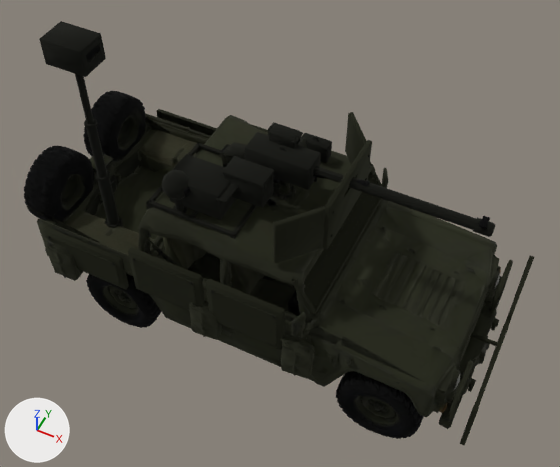
What one commit did to the glTF model art/meshes/vehicles/jeep_shoded.glb.
Both versions are drawn from a 50 mm camera at (2.47, -4.7, 7.06) aimed at (0.22, -0.21, 1.44). The axes (+X, +Y, +Z) are drawn at lower left. The lights are the same throughout. The older version comes first. Vertices at exactly the same position are counted once.

The first picture shows 'hull_hull', 'hull_metal', 'hull_rubber', 'kit_armour_1_hull_hull', 'kit_armour_2_hull_metal', 'kit_armour_3_hull_hull', 'kit_firepower_1_hull_metal', 'kit_firepower_2_hull_metal', 'kit_firepower_3_hull_metal', 'kit_sensors_1_hull_hull', 'kit_sensors_2_hull_hull', 'kit_sensors_3_hull_hull'.
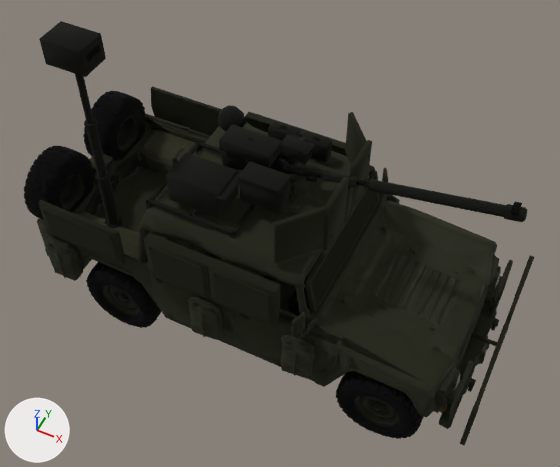
Where the change shows, as pixel boxes (x1, y1, x2, y2) in the pictures (560 x 467 px; the box of a moved part takes in the faces that stretch with it):
'kit_armour_3_hull_hull', reshaped (7% taller): before (44, 109, 534, 446); after (38, 86, 534, 446)
'kit_armour_1_hull_hull', reshaped: before (128, 124, 374, 350); after (144, 112, 347, 327)
'kit_firepower_3_hull_metal', reshaped (23% wider, 7% shorter): before (245, 132, 495, 237); after (219, 124, 527, 222)
'kit_sensors_1_hull_hull', reshaped: before (162, 170, 190, 213); after (218, 105, 247, 132)
part 1 of me_kit_armour_1_hull_hull, moved or reshaped: before (132, 257, 196, 309); after (149, 246, 205, 297)
part 2 of me_kit_armour_1_hull_hull, moved or reshaped: before (211, 289, 276, 346); after (213, 272, 270, 323)
part 3 of me_kit_armour_1_hull_hull, added: after (245, 112, 306, 137)
part 4 of me_kit_armour_1_hull_hull, added: after (144, 233, 212, 301)
part 5 of me_kit_armour_1_hull_hull, added (mostly hidden): after (305, 130, 347, 156)
part 6 of me_kit_armour_1_hull_hull, added: after (208, 258, 280, 327)
part 7 of me_kit_armour_1_hull_hull, deleted (mostly hidden): before (250, 124, 374, 166)
part 8 of me_kit_armour_3_hull_hull, moved or reshaped: before (50, 236, 120, 285); after (44, 210, 117, 261)
part 9 of me_kit_armour_3_hull_hull, moved or reshaped: before (156, 109, 217, 136); after (151, 86, 222, 136)
part 10 of me_kit_armour_3_hull_hull, moved or reshaped: before (44, 227, 129, 289); after (38, 200, 126, 265)
part 11 of me_kit_firepower_3_hull_metal, moved or reshaped: before (479, 216, 490, 229); after (510, 202, 522, 214)
part 12 of me_kit_firepower_3_hull_metal, added: after (367, 179, 527, 222)
part 13 of me_kit_firepower_3_hull_metal, added: after (219, 124, 282, 167)
part 14 of me_kit_firepower_3_hull_metal, deleted: before (349, 177, 495, 237)
part 15 of me_kit_firepower_3_hull_metal, deleted: before (245, 132, 321, 190)

Diff of the bpy script that builds the scene:
```diff
--- a/art/meshes/vehicles/jeep_shoded.glb.py
+++ b/art/meshes/vehicles/jeep_shoded.glb.py
@@ me_kit_armour_1_hull_hull @@
-me_kit_armour_1_hull_hull.from_pydata(...)  # 208 vertices, 288 faces; spans x -0.94..0.69, y -1.12..1.07, z 0.93..1.51
+me_kit_armour_1_hull_hull.from_pydata(...)  # 212 vertices, 320 faces; spans x -0.77..0.59, y -1.06..1.06, z 1.15..1.69
+# me_kit_armour_1_hull_hull part 1: the loose piece of 8 vertices spanning x -0.88..-0.22, y -1.11..-1.1, z 0.99..1.45 is scaled about its middle by (0.848, 1, 0.913), then moved by (0.12, 0.06, 0.2)
+# me_kit_armour_1_hull_hull part 2: the loose piece of 8 vertices spanning x -0.03..0.63, y -1.11..-1.1, z 0.99..1.45 is scaled about its middle by (0.848, 1, 0.913), then moved by (-0.05, 0.06, 0.2)
+# me_kit_armour_1_hull_hull part 3: a new loose piece of 21 vertices spanning x -0.77..-0.09, y 0.94..1.04, z 1.15..1.69, in mat_material (picture img_base_color)
+# me_kit_armour_1_hull_hull part 4: a new loose piece of 21 vertices spanning x -0.77..-0.09, y -1.04..-0.94, z 1.15..1.69, in mat_material (picture img_base_color)
+# me_kit_armour_1_hull_hull part 5: a new loose piece of 21 vertices spanning x -0.09..0.59, y 0.93..1.03, z 1.15..1.69, in mat_material (picture img_base_color)
+# me_kit_armour_1_hull_hull part 6: a new loose piece of 21 vertices spanning x -0.09..0.59, y -1.04..-0.94, z 1.15..1.69, in mat_material (picture img_base_color)
+# me_kit_armour_1_hull_hull part 7: 40 vertices removed from x -0.94..0.69, y 0.98..1.05, z 0.93..1.51
+# other edits to the shape of me_kit_armour_1_hull_hull do not show in these pictures
 me_kit_armour_1_hull_hull.materials.append(mat_material)
@@ me_kit_armour_3_hull_hull @@
-me_kit_armour_3_hull_hull.from_pydata(...)  # 256 vertices, 316 faces; spans x -2.01..2.5, y -1.1..1.1, z 0.42..1.71
+me_kit_armour_3_hull_hull.from_pydata(...)  # 258 vertices, 332 faces; spans x -2.01..2.5, y -1.06..1.06, z 0.42..1.68
+# me_kit_armour_3_hull_hull part 8: the loose piece of 8 vertices spanning x -1.95..-1.15, y -1.09..-1.07, z 0.85..1.19 is moved by (0.0, 0.04, 0.35)
+# me_kit_armour_3_hull_hull part 9: 25 vertices moved from x -1.95..-1.1, y 1.02..1.1, z 0.84..1.25 to x -1.95..-1.09, y 1.02..1.06, z 1.19..1.6; 27 vertices removed from x -2.01..-1.09, y 1.02..1.1, z 0.79..1.25; 28 vertices added at x -2.01..-1.09, y 0.95..1.06, z 1.14..1.6
+# me_kit_armour_3_hull_hull part 10: 32 vertices moved from x -2.01..-1.09, y -1.1..-1.02, z 0.79..1.25 to x -2.01..-1.09, y -1.06..-0.98, z 1.14..1.6; 12 vertices removed from x -2.01..-1.09, y -1.07..-1.02, z 0.79..1.25; 13 vertices added at x -2.01..-1.09, y -1.04..-0.95, z 1.14..1.6
+# other edits to the shape of me_kit_armour_3_hull_hull do not show in these pictures
 me_kit_armour_3_hull_hull.materials.append(mat_material)
@@ me_kit_firepower_3_hull_metal @@
-me_kit_firepower_3_hull_metal.from_pydata(...)  # 108 vertices, 194 faces; spans x -0.18..2.12, y -0.13..0.13, z 2.07..2.35
+me_kit_firepower_3_hull_metal.from_pydata(...)  # 108 vertices, 200 faces; spans x -0.45..2.33, y -0.13..0.13, z 2.19..2.56
+# me_kit_firepower_3_hull_metal part 11: the loose piece of 24 vertices spanning x 2.0..2.06, y -0.06..0.07, z 2.27..2.29 is moved by (0.21, 0.0, 0.27)
+# me_kit_firepower_3_hull_metal part 12: a new loose piece of 40 vertices spanning x 0.99..2.33, y -0.06..0.06, z 2.22..2.56, in mat_material (picture img_base_color)
+# me_kit_firepower_3_hull_metal part 13: a new loose piece of 32 vertices spanning x -0.45..0.08, y -0.13..0.13, z 2.19..2.32, in mat_material (picture img_base_color)
+# me_kit_firepower_3_hull_metal part 14: the loose piece of 40 vertices spanning x 0.77..2.12, y -0.06..0.06, z 2.16..2.28 is deleted
+# me_kit_firepower_3_hull_metal part 15: 32 vertices removed from x -0.18..0.47, y -0.13..0.13, z 2.07..2.33
+# other edits to the shape of me_kit_firepower_3_hull_metal do not show in these pictures
 me_kit_firepower_3_hull_metal.materials.append(mat_material)
@@ me_kit_sensors_1_hull_hull @@
-me_kit_sensors_1_hull_hull.from_pydata(...)  # 106 vertices, 184 faces; spans x -0.753..-0.48, y -0.753..-0.487, z 1.755..2.24
+me_kit_sensors_1_hull_hull.from_pydata(...)  # 106 vertices, 184 faces; spans x -0.753..-0.48, y 0.267..0.533, z 1.754..2.24
+# me_kit_sensors_1_hull_hull part 16: the whole mesh is multiplied about its middle by the matrix ((1.0, 0.0, 0.0), (0.0, 1.0, 0.0), (0.0, 0.0, 1.002)), then moved by (0.0, 1.02, 0.0)
 me_kit_sensors_1_hull_hull.materials.append(mat_material)
```
